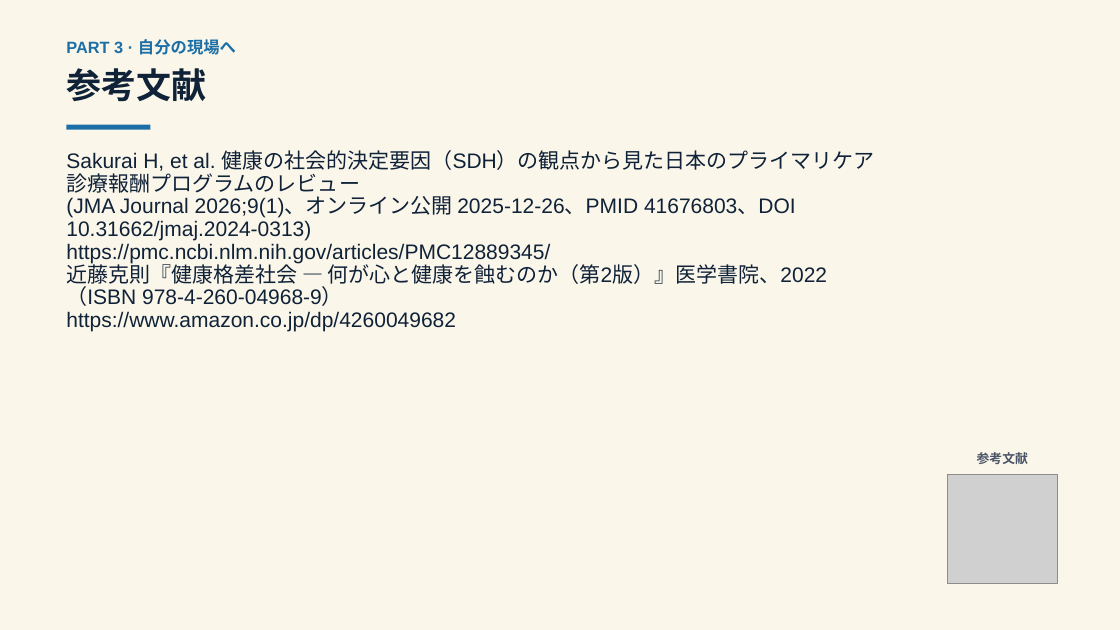
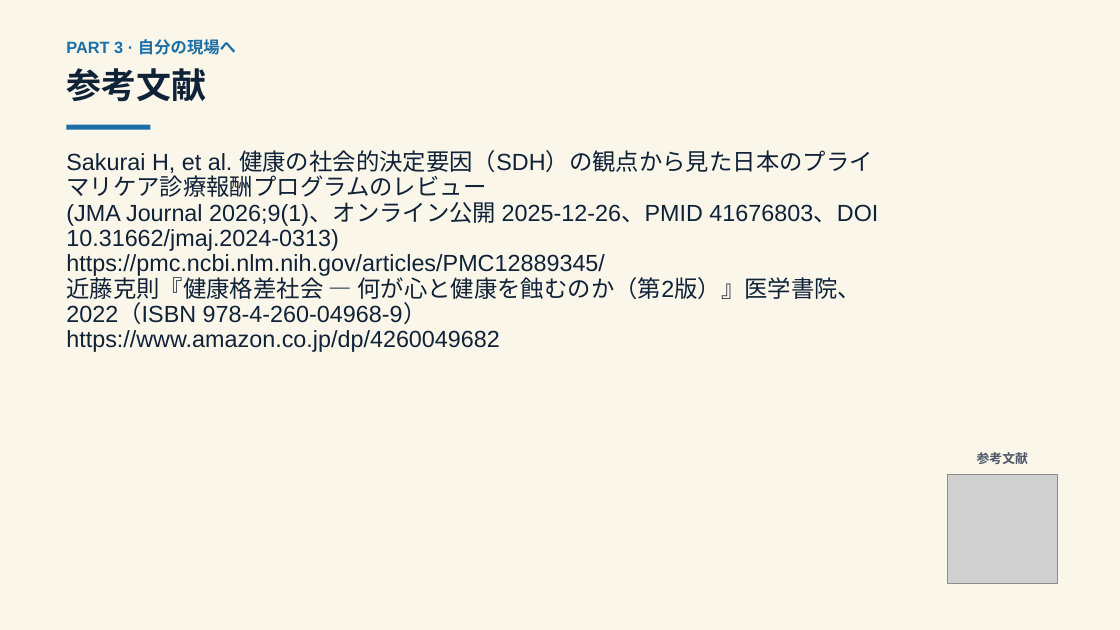
Before and after one commit to Tama831/ai-agent-team-materials, a slide deck: slide 22 of output/education/2026-08-18_sdh-fee-schedule-japan/sdh-fee-schedule-japan_slides_residents.pptx. Drawn at 1120x630 pixels with LibreOffice and Linux fonts; fonts in the diff are those of the drawing; grey boxes stand for pictures. Boxes give left, top, right and bottom in pixels: in the first picture for what was removed or moved away, otherwise in the second. Text is boxed around its words. In the diff, an @@ line names an element or a change of style, - is before the commit and + after.

```diff
--- a/output/education/2026-08-18_sdh-fee-schedule-japan/sdh-fee-schedule-japan_slides_residents.pptx
+++ b/output/education/2026-08-18_sdh-fee-schedule-japan/sdh-fee-schedule-japan_slides_residents.pptx
@@ text "Sakurai H, et al. 健康の社会的決定要因（SDH）の観点から見た日本のプライマリケア診療報酬プログラムの ..." at bbox=[66, 150, 878, 352]: size 18 to 20 pt; line spacing 19.5pt to 21.7pt @@
```
Also in this commit, not shown: 18 other slides changed, 9 other files.
